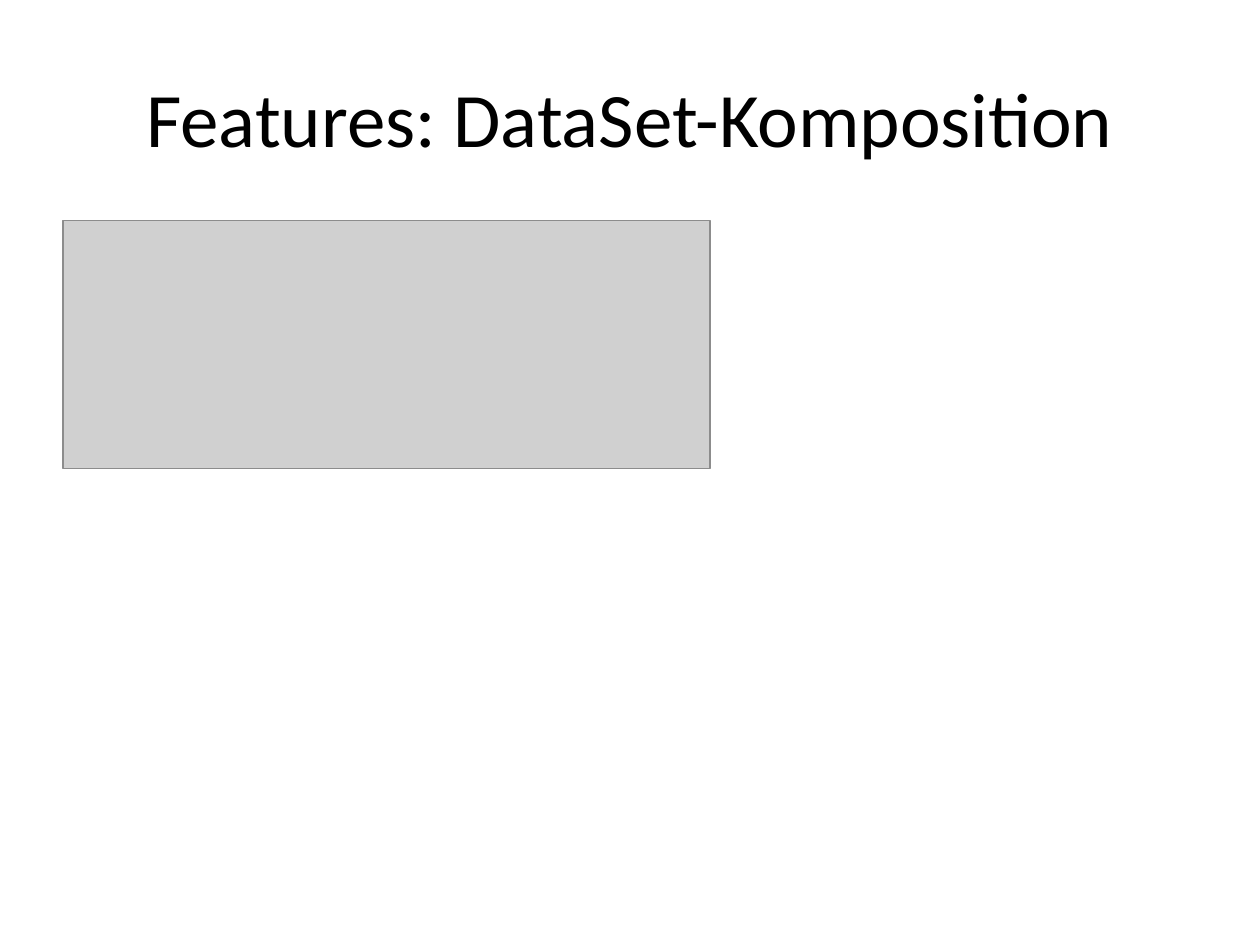
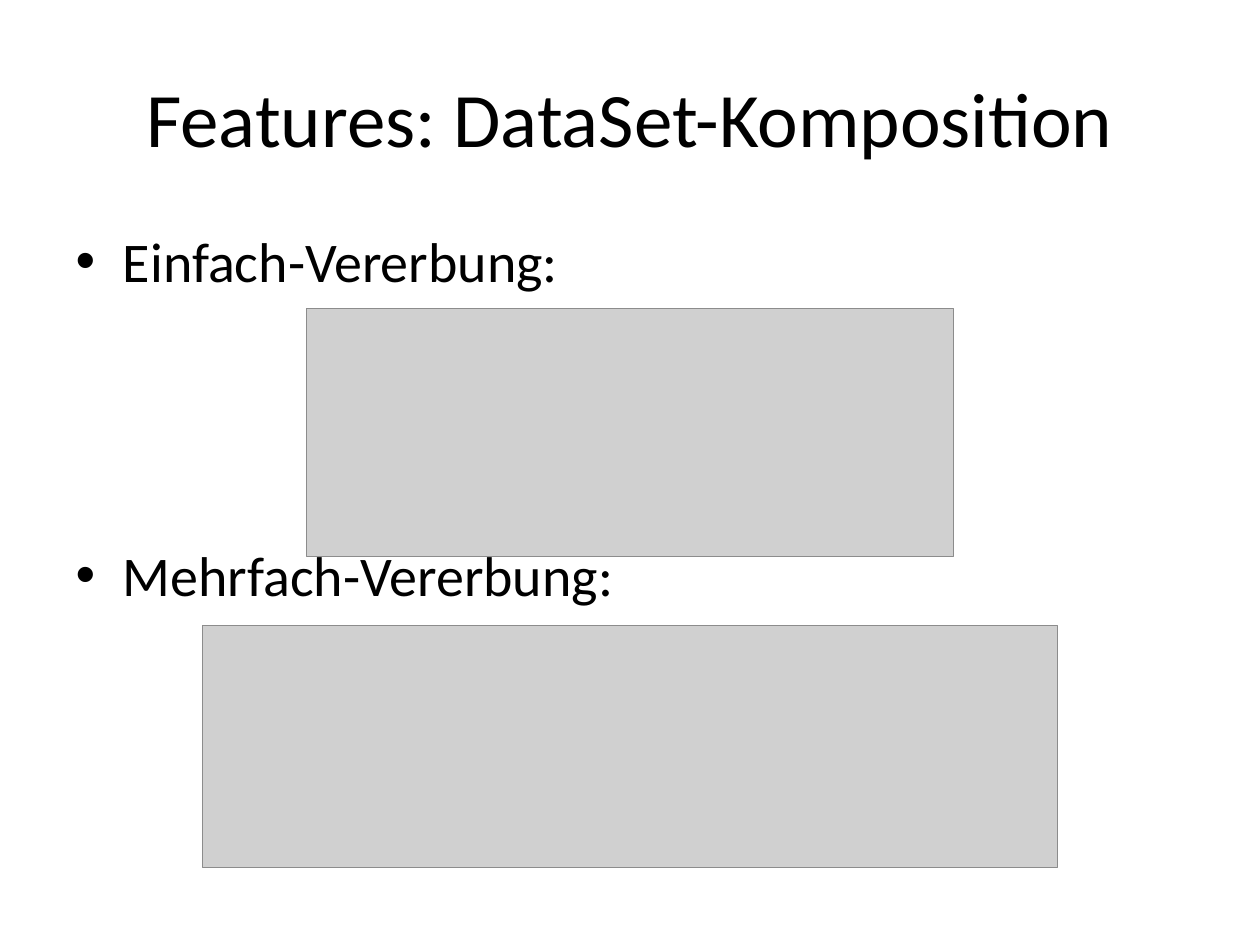
Before and after one commit to seerhein-lab/testdata-dsl, a slide deck: slide 9 of documentation/seitenbau/praesentation.pptx. Drawn at 1260x945 pixels with LibreOffice and Linux fonts; fonts in the diff are those of the drawing; grey boxes stand for pictures. Boxes give left, top, right and bottom in pixels: in the first picture for what was removed or moved away, otherwise in the second. Text is boxed around its words. In the diff, an @@ line names an element or a change of style, - is before the commit and + after.

```diff
--- a/documentation/seitenbau/praesentation.pptx
+++ b/documentation/seitenbau/praesentation.pptx
@@ picture removed at [63,220,711,469] @@
@@ text added at [123,243,613,606], 32 pt, text #000000 @@
+• Einfach-Vererbung:
+• Mehrfach-Vererbung:
@@ picture added at [306,309,954,557] @@
@@ picture added at [202,626,1057,868] @@
```
Also in this commit, not shown: 7 other slides changed.
